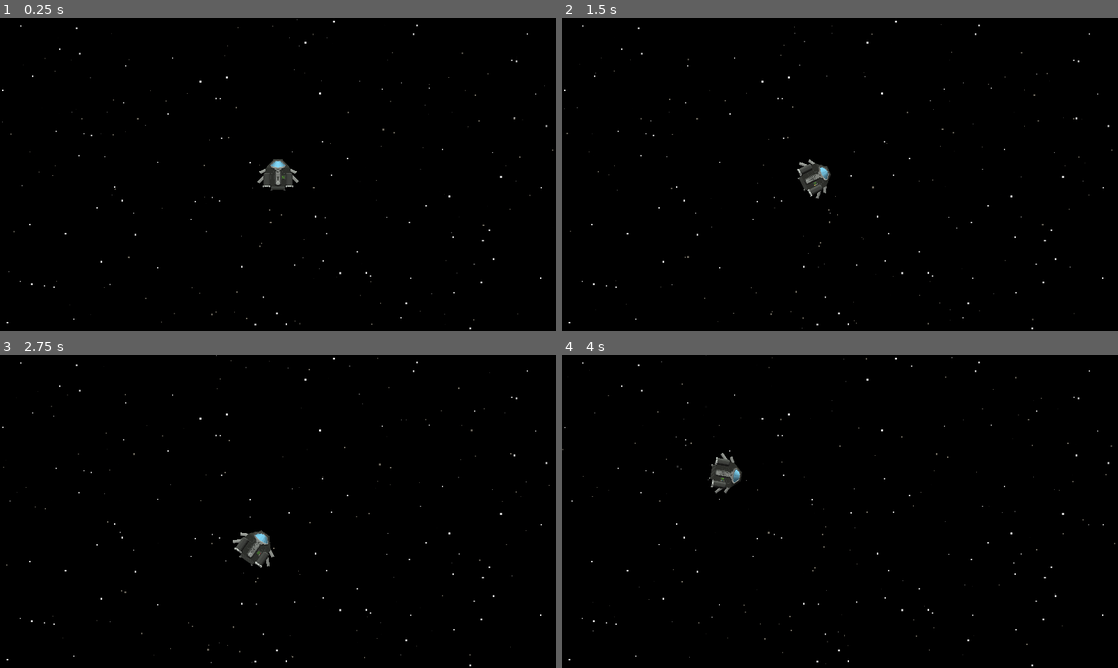
Above: before the commit, frames 1-4 (two rows, left to right).
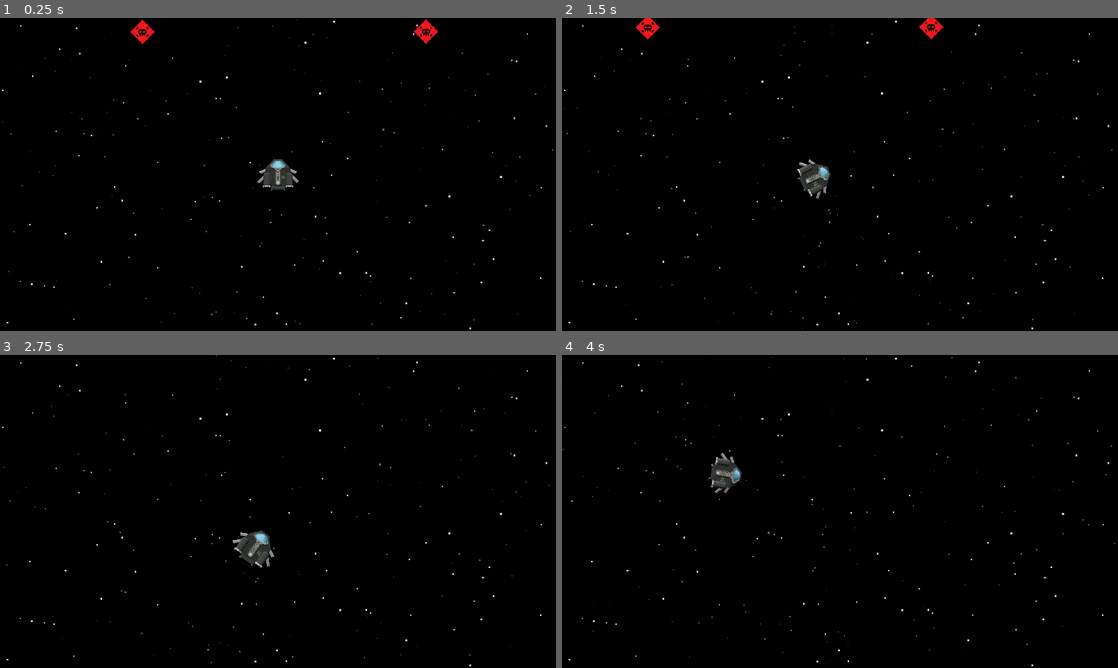
Above: after the commit, the same moments.

Repository: creusator/A_Random_Space_Game
Game: Godot game, scene res://Game.tscn
Two runs of this game, one before a commit and one after it. Both use one fixed random seed, a clock stepped at 60 frames per second and the inputs below.
Inputs (mouse positions are in pixels of both pictures, inside the frame that each line leads up to):
- Up to frame 1 (0.25 s): no input
- Up to frame 2 (1.5 s): tap Enter at 0.5 s; move the mouse to (962, 158) at 0.52 s; hold D (rotate_right) 0.53-1.28 s; hold Right mouse button (enable_precision_mode_hold) 0.53-1.28 s; move the mouse to (728, 190) at 1.27 s; hold S (thrust_down) from 1.28 s (still down); tap P (enable_precision_mode_toggle) at 1.35 s
- Up to frame 3 (2.75 s): move the mouse to (333, 442) at 2.02 s; release S (thrust_down) at 2.03 s; hold D (rotate_right) from 2.03 s (still down); tap Mouse wheel up (zoom_in) at 2.1 s
- Up to frame 4 (4 s): move the mouse to (812, 574) at 2.77 s; release D (rotate_right) at 2.78 s; hold S (thrust_down) 2.78-3.53 s; tap Mouse wheel down (zoom_out) at 2.85 s; move the mouse to (1006, 558) at 3.52 s; hold A (rotate_left) from 3.53 s (still down); hold Right mouse button (enable_precision_mode_hold) from 3.53 s (still down)

The runs differ from the first frame. In frame 1, 0.3% of the frame differs, in the area x 23-79%, y 0-53%; in frame 2, 0.3%; in frame 3, less than 0.1%; in frame 4, less than 0.1%.

Commit message:
Ship components - PowerPlant fully functional
Tested single and multiple power plants

Diff:
--- a/Entities/Ships/NorikerMKI/NorikerMKI.tscn
+++ b/Entities/Ships/NorikerMKI/NorikerMKI.tscn
@@ -11,7 +11,6 @@
 [ext_resource type="PackedScene" uid="uid://chrj6v37ll5cp" path="res://Entities/Ships/NorikerMKI/ShipComponents/StructuralComponents/Wing/NorikerBottomWing.tscn" id="8_xuh8a"]
 [ext_resource type="Resource" uid="uid://dan58vt7af1m" path="res://Entities/Ships/NorikerMKI/ShipComponents/StructuralComponents/Wing/NorikerWing.tres" id="10_wm0ag"]
 [ext_resource type="PackedScene" uid="uid://bmxge2naa4k2u" path="res://Entities/Ships/NorikerMKI/ShipComponents/InternalComponents/PowerPlant/NorikerPowerPlant.tscn" id="11_wr48f"]
-[ext_resource type="Resource" uid="uid://c5do5c1b11gyl" path="res://Entities/Ships/NorikerMKI/ShipComponents/InternalComponents/PowerPlant/NorikerPowerPlant.tres" id="12_xmtj0"]
 
 [node name="NorikerMKI" instance=ExtResource("1_skko5")]
 
@@ -69,5 +68,4 @@
 
 [node name="PowerPlant" parent="InternalComponentManager" index="0" node_paths=PackedStringArray("structural_parent") instance=ExtResource("11_wr48f")]
 position = Vector2(19.5, 10)
-data = ExtResource("12_xmtj0")
 structural_parent = NodePath("../../StructuralComponentManager/Chassis")
--- a/Entities/Ships/NorikerMKI/ShipComponents/InternalComponents/PowerPlant/NorikerPowerPlant.tscn
+++ b/Entities/Ships/NorikerMKI/ShipComponents/InternalComponents/PowerPlant/NorikerPowerPlant.tscn
@@ -1,6 +1,7 @@
-[gd_scene load_steps=6 format=3 uid="uid://bmxge2naa4k2u"]
+[gd_scene load_steps=7 format=3 uid="uid://bmxge2naa4k2u"]
 
 [ext_resource type="PackedScene" uid="uid://3golfnw2uqgf" path="res://Entities/Ships/Template/ShipComponents/InternalComponents/PowerPlant/PowerPlant.tscn" id="1_at3i4"]
+[ext_resource type="Resource" uid="uid://c5do5c1b11gyl" path="res://Entities/Ships/NorikerMKI/ShipComponents/InternalComponents/PowerPlant/NorikerPowerPlant.tres" id="2_0on4q"]
 [ext_resource type="Texture2D" uid="uid://cuuog7fys2nm3" path="res://Assets/Ships/NorikerMKI/NorikerMKI.png" id="2_lgp1j"]
 [ext_resource type="Texture2D" uid="uid://cs3m52oeslmw3" path="res://Assets/Ships/NorikerMKI/NorikerMKI-NORMAL.png" id="3_0on4q"]
 
@@ -12,6 +13,7 @@
 size = Vector2(26, 32)
 
 [node name="PowerPlant" instance=ExtResource("1_at3i4")]
+data = ExtResource("2_0on4q")
 
 [node name="Sprite2D" parent="." index="0"]
 z_index = 1
--- a/Entities/Ships/Template/Managers/StructuralComponentManager.gd
+++ b/Entities/Ships/Template/Managers/StructuralComponentManager.gd
@@ -53,11 +53,13 @@
 
 func _on_chassis_destroyed(chassis:Chassis) -> void:
 	total_chassis_mass -= chassis.mass
+	total_structure_mass -= chassis.mass
 	total_power_consumption -= chassis.power_consumption
 	chassis_destroyed.emit()
 
 func _on_thruster_destroyed(thruster:Thruster):
 	total_thruster_mass -= thruster.mass
+	total_structure_mass -= thruster.mass
 	total_main_thrust -= thruster.main_thrust_power
 	total_side_thrust -= thruster.side_thrust_power
 	total_fuel_consumption -= thruster.fuel_consumption
@@ -66,4 +68,5 @@
 
 func _on_wing_destroyed(wing:Wing):
 	total_wing_mass -= wing.mass
+	total_structure_mass -= wing.mass
 	wings_destroyed.emit()
--- a/Entities/Ships/Template/Ship.gd
+++ b/Entities/Ships/Template/Ship.gd
@@ -1,5 +1,10 @@
 class_name Ship
 extends CharacterBody2D
+
+signal is_not_powered
+signal is_powered
+signal fuel_depleted
+signal fuel_restored
 
 var mass:int
 var main_thrust_power:int
@@ -9,6 +14,7 @@
 var max_rotation_speed:int
 var fuel_consumption:int
 var power_consumption:int
+var power_generation:int
 var moment_of_inertia_factor:float
 
 @onready var structural_components: StructuralComponentManager = $StructuralComponentManager
@@ -16,20 +22,32 @@
 @onready var motion_component_2d: MotionComponent2D = $MotionComponent2D
 
 func _ready() -> void:
-	initialize_ship_data()
+	update_ship_data()
 	structural_components.chassis_destroyed.connect(_on_chassis_destroyed)
 	structural_components.thrusters_destroyed.connect(_on_thrusters_destroyed)
 	structural_components.wings_destroyed.connect(_on_wings_destroyed)
+	internal_components.power_plant_destroyed.connect(_on_power_plant_destroyed)
 
-func initialize_ship_data():
+func _process(_delta: float) -> void:
+	update_ship_data()
+
+func update_ship_data():
+	if power_generation - power_consumption <= 0:
+		main_thrust_power = 0
+		side_thrust_power = 0
+		is_not_powered.emit()
+	else :
+		main_thrust_power = structural_components.total_main_thrust
+		side_thrust_power = structural_components.total_side_thrust
+		is_powered.emit()
+
 	mass = structural_components.total_structure_mass + internal_components.total_internal_mass
-	main_thrust_power = structural_components.total_main_thrust
-	side_thrust_power = structural_components.total_side_thrust
 	max_local_speed = structural_components.max_local_speed
 	max_travel_speed = structural_components.max_travel_speed
 	max_rotation_speed = structural_components.max_rotation_speed
 	fuel_consumption = structural_components.total_fuel_consumption + internal_components.total_fuel_consumption
 	power_consumption = structural_components.total_power_consumption + internal_components.total_power_consumption
+	power_generation = internal_components.total_power_generation
 	moment_of_inertia_factor = structural_components.moment_of_inertia_factor
 	motion_component_2d.initialize()
 
@@ -37,7 +55,10 @@
 	self.queue_free()
 
 func _on_thrusters_destroyed():
-	initialize_ship_data()
+	pass
 
 func _on_wings_destroyed():
-	initialize_ship_data()
+	pass
+
+func _on_power_plant_destroyed():
+	pass
--- a/Game.tscn
+++ b/Game.tscn
@@ -31,5 +31,10 @@
 height = 0.4
 
 [node name="HitboxComponent" parent="." instance=ExtResource("4_t88pq")]
-position = Vector2(-400, -670)
+position = Vector2(-468, -492)
 scale = Vector2(4, 4)
+
+[node name="HitboxComponent2" parent="." instance=ExtResource("4_t88pq")]
+position = Vector2(511, -493)
+scale = Vector2(4, 4)
+collision_layer = 2
Binary file changed: Assets/Ships/NorikerMKI/NorikerMKI.aseprite
Binary file changed: Assets/Ships/NorikerMKI/NorikerMKI.png
Not shown: 1 places in Entities/Ships/NorikerMKI/NorikerMKI.tscn that only renumber resources
